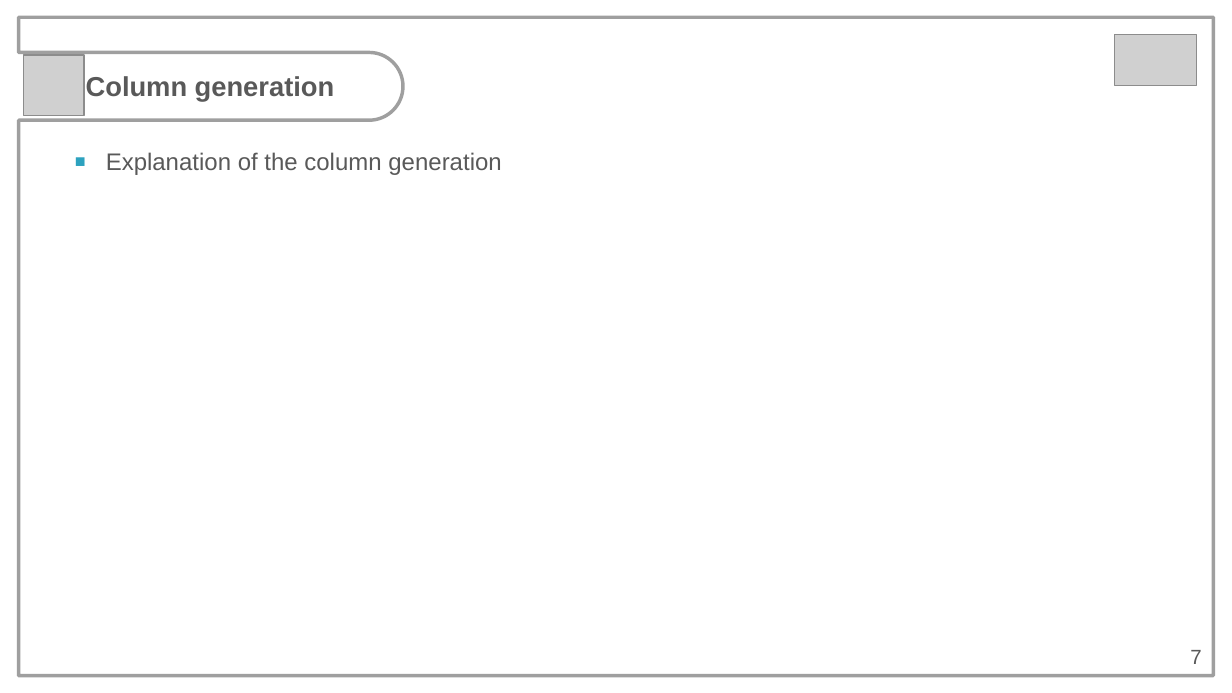
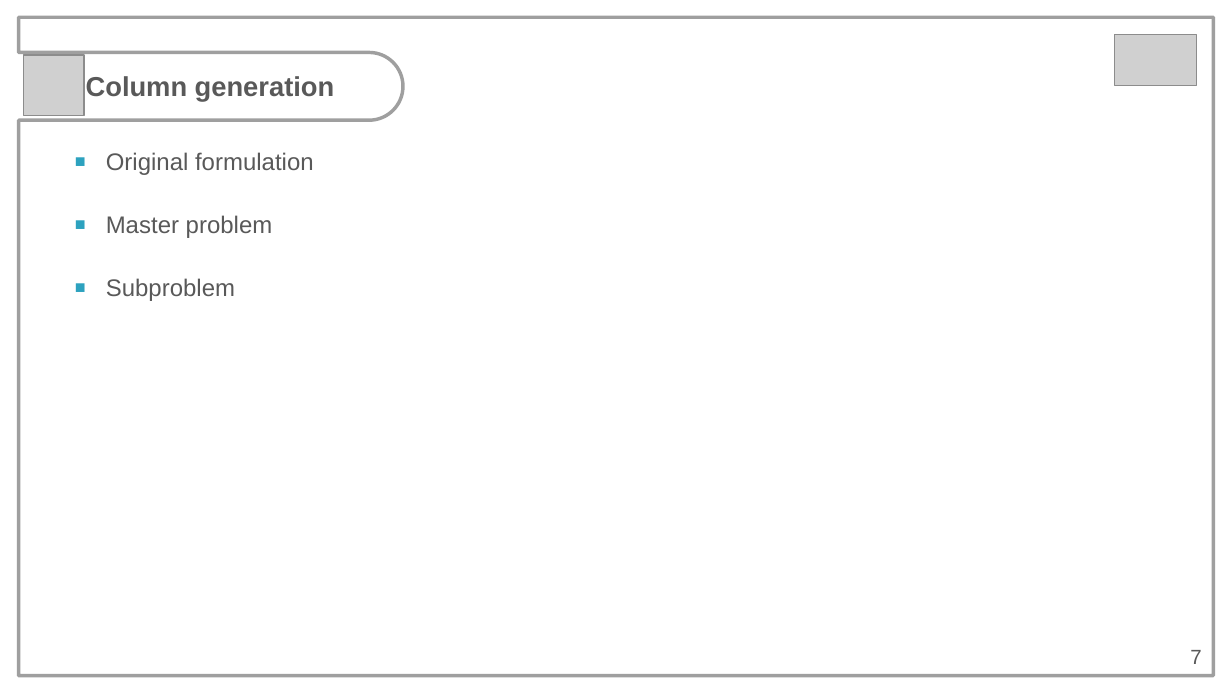
Before and after one commit to YMF2022/IntegerOptimizationCourse, a slide deck: slide 7 of OptimisationCourse_finalpresentation.pptx. Drawn at 1232x693 pixels with LibreOffice and Linux fonts; fonts in the diff are those of the drawing; grey boxes stand for pictures. Boxes give left, top, right and bottom in pixels: in the first picture for what was removed or moved away, otherwise in the second. Text is boxed around its words. In the diff, an @@ line names an element or a change of style, - is before the commit and + after.

```diff
--- a/OptimisationCourse_finalpresentation.pptx
+++ b/OptimisationCourse_finalpresentation.pptx
@@ text at box(106, 152, 314, 301): text changed @@
-■ Explanation of the column generation
+■ Original formulation
+■ Master problem
+■ Subproblem
```
Also in this commit, not shown: 58 other files.
